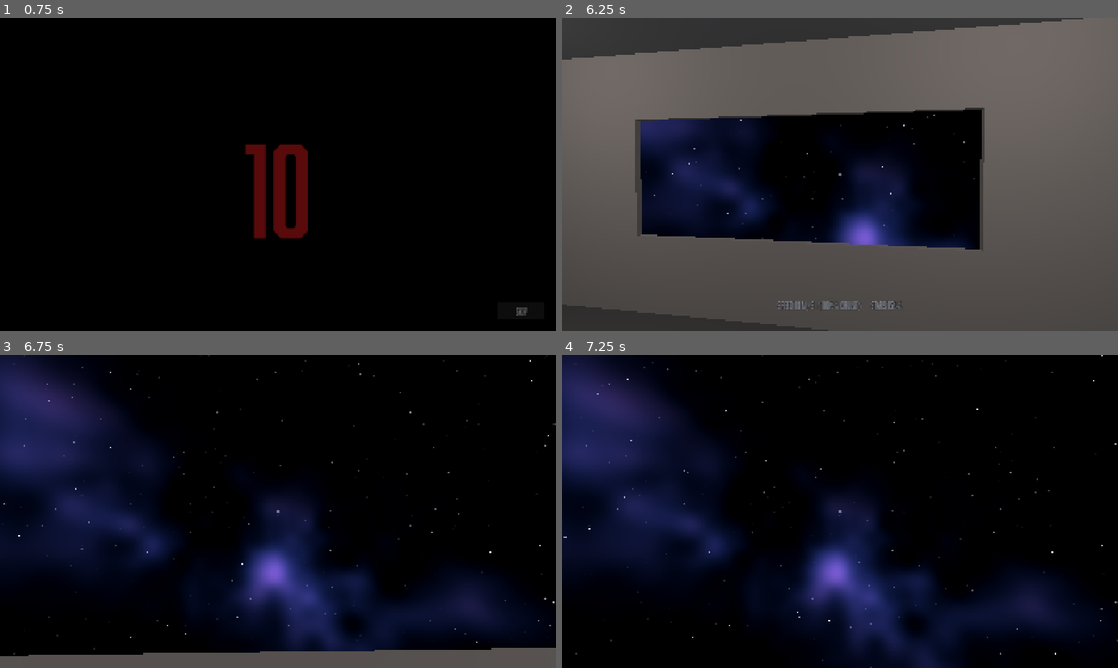
Above: before the commit, frames 1-4 (two rows, left to right).
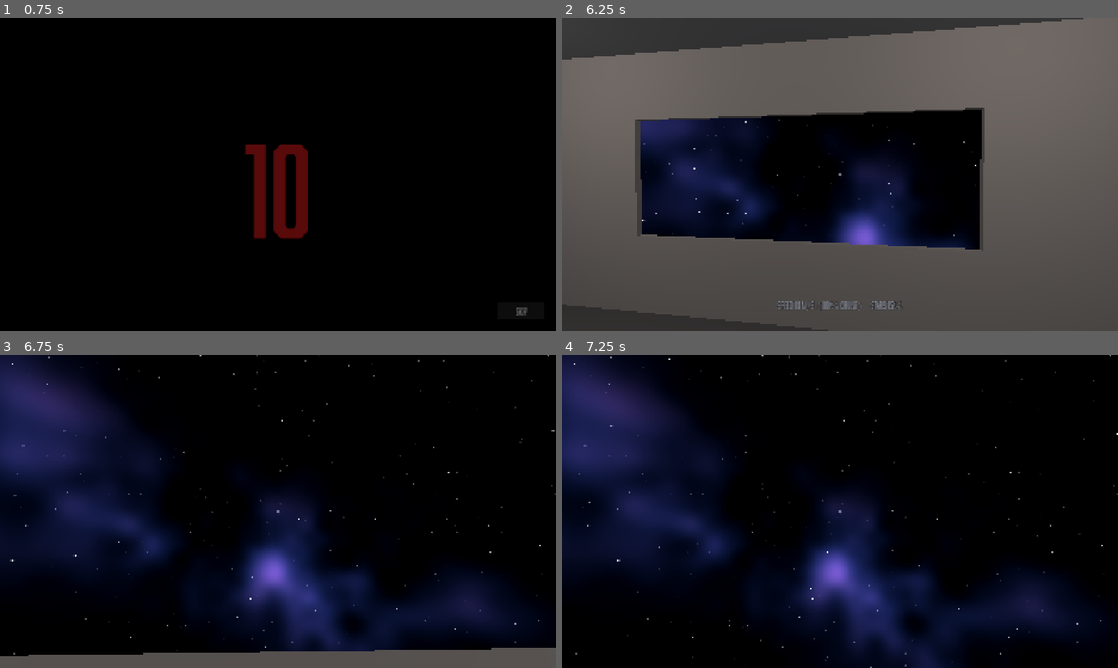
Above: after the commit, the same moments.

Repository: Joony/gmtk-game-jam-2026
Game: Godot game, scene res://scenes/intro.tscn
Same seed, same stepped clock (60 frames per second), same inputs: the game is played once before the commit and once after it.
Inputs (mouse positions are in pixels of both pictures, inside the frame that each line leads up to):
- Up to frame 1 (0.75 s): click "Skip" at 0.5 s
- Up to frame 2 (6.25 s): click "START" at 1.25 s; tap Enter at 2 s; move the mouse to (867, 174) at 2.02 s; hold W (forward) from 2.03 s (still down); tap Space (jump) at 2.1, 2.27, 2.57, 3.02, 3.05, 3.32, 3.8, 4.52, 4.55, 4.82, 5.27, 5.3, 5.57, 5.85, 6.02 s; move the mouse to (812, 174) at 2.77 s; tap E (interact) at 2.85 s; move the mouse to (851, 168) at 3.52 s; hold [ (stars_fewer) 3.53-4.28 s; move the mouse to (834, 180) at 4.27 s; tap ] (stars_more) at 4.35 s; move the mouse to (878, 177) at 5.02 s; press the mouse at (878, 177) at 5.03 s; move the mouse to (795, 171) at 5.77 s; release the mouse at (795, 171) at 5.78 s
- Up to frame 3 (6.75 s): keep holding W (forward); tap Space (jump) at 6.32 s; move the mouse to (283, 511) at 6.52 s; hold E (interact) from 6.53 s (still down)
- Up to frame 4 (7.25 s): keep holding W (forward); keep holding E (interact); tap Space (jump) at 6.8 s

Frame 1 is identical in both runs. In frame 2, less than 0.1% of the frame differs, in the area x 14-75%, y 30-71%; in frame 3, 0.3%; in frame 4, 0.3%, in the area x 0-100%, y 0-100%.

Commit message:
Remove field stretching and bring the near star field closer
Scaling cell_size with speed re-rolled the entire star grid, so every speed change
flickered the sky. It also scaled at cruise, which is why near stars barely moved.
Stars are fixed objects: going faster just moves you past them faster.

The near field now spans 10-260m instead of 15-700m, since the distant shell
handles the static sky and the near field's only job is visible parallax.

Measured with streaking disabled: one second at cruise changes 28% of the sky,
and changing speed at a fixed position changes 0.0%.

Co-Authored-By: Claude Fable 5 <noreply@anthropic.com>

Diff:
--- a/assets/shaders/starfield.gdshader
+++ b/assets/shaders/starfield.gdshader
@@ -13,15 +13,15 @@
 /// Elongates stars along the direction of travel as speed rises.
 uniform float streak : hint_range(0.0, 40.0) = 0.0;
 /// Apparent size of a star, in radians. Small: a star is a point of light, not a disc.
-uniform float star_angular_size : hint_range(0.0002, 0.02) = 0.0018;
+uniform float star_angular_size : hint_range(0.0002, 0.02) = 0.0026;
 /// World spacing of the star grid, and how far out the field is sampled.
-uniform float cell_size = 45.0;
+uniform float cell_size = 30.0;
 /// Stars start FAR away. Close stars sweep across the view in a second and read as
 /// specks flying past the hull rather than a distant sky.
-uniform float near_distance = 15.0;
+uniform float near_distance = 10.0;
 /// Stars fade out approaching this. Kept below the DDA's worst-case reach so the
 /// fade, not the walk running out of steps, is what ends the field.
-uniform float far_distance = 700.0;
+uniform float far_distance = 260.0;
 // --- Nebula ---------------------------------------------------------------------
 // Computed from the view DIRECTION only, never from position, so it behaves as if
 // infinitely far away: it does not slide past as the ship travels, which is correct
@@ -54,8 +54,8 @@
 uniform float destination_size : hint_range(0.0005, 0.2) = 0.02;
 
 // Cells visited per ray by the DDA below. A diagonal ray crosses ~1.7 cells per cell
-// length, so this reaches ~700m worst case — matching far_distance.
-const int STEPS = 28;
+// length, so 18 reaches ~310m worst case — comfortably past far_distance.
+const int STEPS = 18;
 
 varying vec3 world_position;
 
--- a/scripts/level/ship_motion.gd
+++ b/scripts/level/ship_motion.gd
@@ -38,22 +38,12 @@
 ## Streak is unbounded by speed otherwise, and past a point the sky turns into a smear.
 @export var max_streak: float = 22.0
 
-# --- Field depth -----------------------------------------------------------------
-# The star field spans a fixed depth range, so at speed a star crosses the whole range
-# in well under a second: it fades in, streaks, and fades out almost at once, which
-# reads as stars vanishing mid-view. Scaling the grid WITH speed fixes that — cell size
-# and the near/far limits grow together, so angular density and star size are unchanged
-# but each star lasts proportionally longer.
-#
-# TRADE-OFF: scaling fully would make warp look like cruise (apparent motion is
-# speed/cell_size, so scaling cell with speed cancels it out). This factor is the dial:
-# 0 keeps the old behaviour and the full sense of speed but short-lived stars; 1.0 makes
-# stars maximally persistent but flattens the speed sensation. The streaking carries the
-# speed impression either way.
-@export_range(0.0, 1.0) var field_stretch_with_speed: float = 0.2
-@export var base_cell_size: float = 45.0
-@export var base_near_distance: float = 15.0
-@export var base_far_distance: float = 700.0
+# NOTE: the star grid's cell size and range are deliberately NOT driven from here.
+# An earlier version scaled them with speed so stars would last longer at speed, but
+# changing cell_size re-rolls the whole grid — every star jumps to a new position, which
+# read as the sky flickering whenever you changed speed. Stars are fixed objects: going
+# faster moves you past them faster, nothing more. The distant shell supplies the
+# persistence that scaling was trying to buy.
 
 ## Current speed. Zero stops the starfield dead, which is what a stalled ship should look like.
 var speed: float = 0.0:
@@ -142,9 +132,5 @@
 		# Stretch only ABOVE cruise. The previous form scaled by speed_ratio directly,
 		# so at cruise it already pushed the field 4x further out and the near stars
 		# barely moved — the stretch has to be 1.0 at normal speed by construction.
-		var stretch := maxf(1.0, 1.0 + (speed_ratio() - 1.0) * field_stretch_with_speed)
-		material.set_shader_parameter("cell_size", base_cell_size * stretch)
-		material.set_shader_parameter("near_distance", base_near_distance * stretch)
-		material.set_shader_parameter("far_distance", base_far_distance * stretch)
 		material.set_shader_parameter("streak", minf(streak_at_cruise * speed_ratio(), max_streak))
 		material.set_shader_parameter("destination_brightness", destination_brightness)
Not shown, changed: TODO.md
Not shown, changed: docs/features/space-exterior.md
